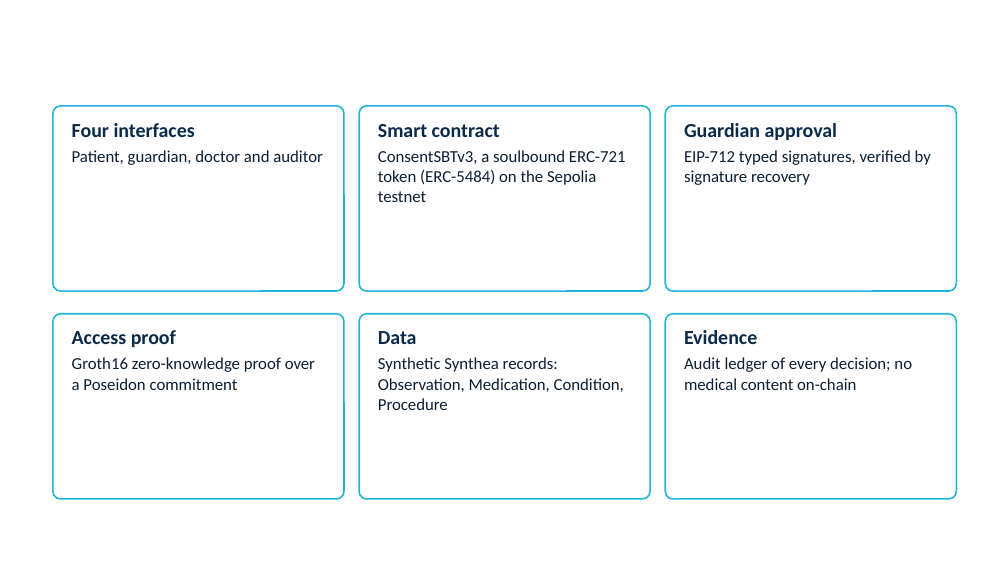
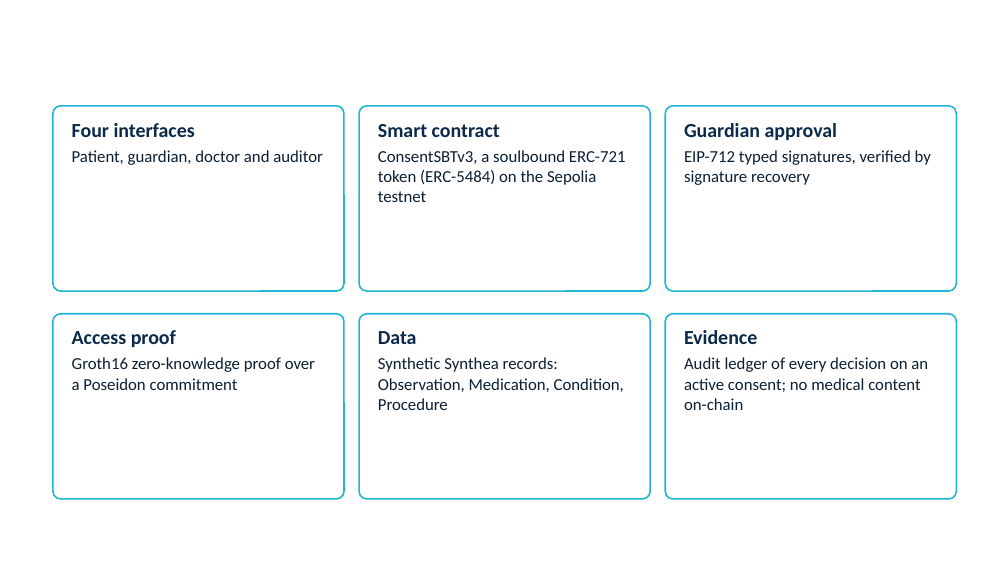
Before and after one commit to yasir12345678900/HealthRWA-Sepolia-Personal-try, a slide deck: slide 28 of docs/Yasir_Candidature_Reassessment_Slides_Simple.pptx (slide 19 before the commit). Drawn at 1008x567 pixels with LibreOffice and Linux fonts; fonts in the diff are those of the drawing; background and template pictures are left out. Boxes give left, top, right and bottom in pixels: in the first picture for what was removed or moved away, otherwise in the second. Text is boxed around its words. In the diff, an @@ line names an element or a change of style, - is before the commit and + after.

```diff
--- a/docs/Yasir_Candidature_Reassessment_Slides_Simple.pptx
+++ b/docs/Yasir_Candidature_Reassessment_Slides_Simple.pptx
@@ text at (x1=684, y1=357, x2=928, y2=410): text changed @@
-Audit ledger of every decision; no medical content on-chain
+Audit ledger of every decision on an active consent; no medical content on-chain
```
Also in this commit, not shown: 15 other slides changed, 1 other file.
